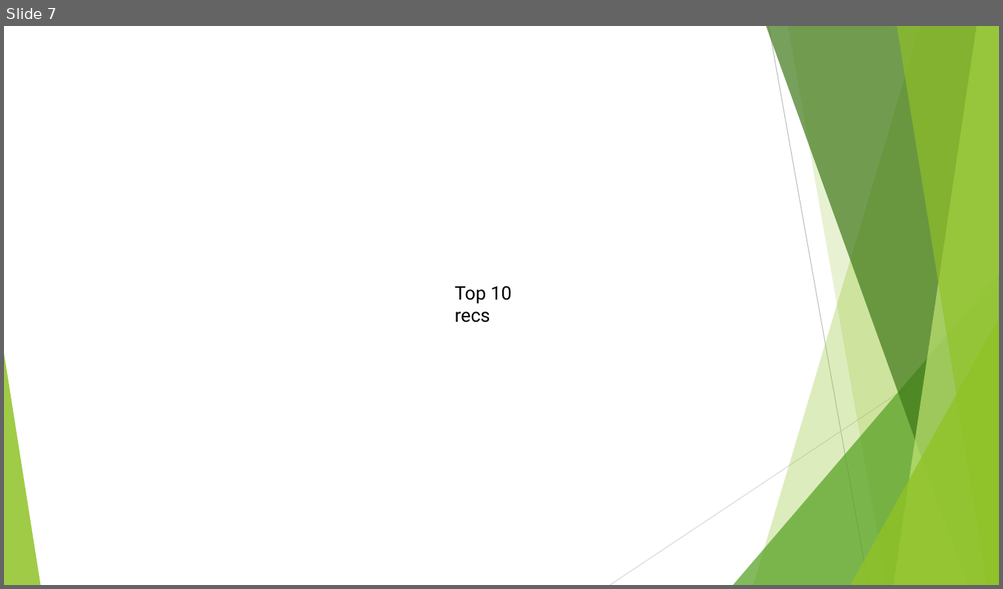
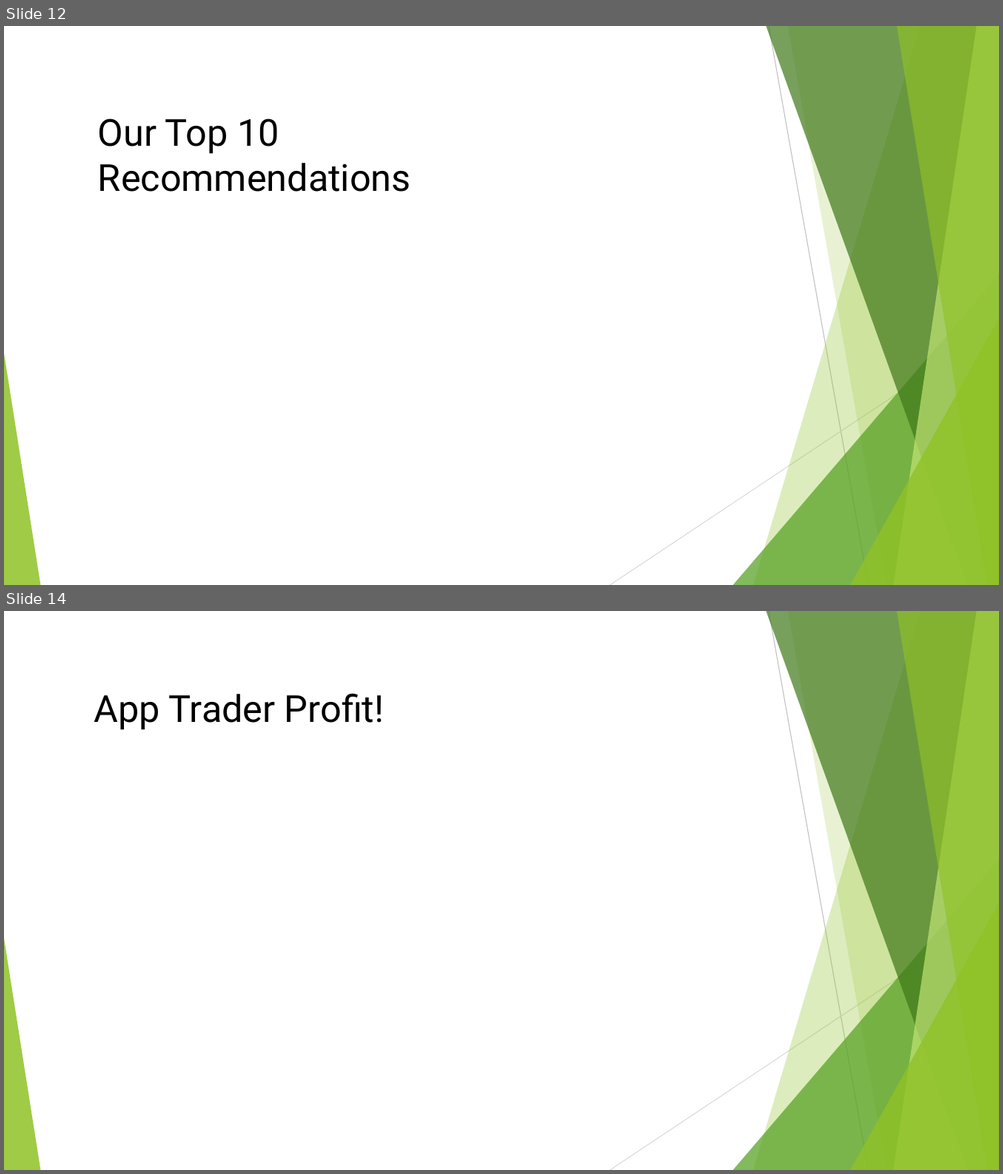
Before and after one commit to aaroncp/app-trader, a slide deck: app_trader_presentationKL.pptx. Shown one above the other, each under a label of ours: slide 7 before the commit, slides 12 and 14 after it; the slides between them are not shown. The pictures are 1003x589 and 1003x1174 pixels, drawn with LibreOffice and Linux fonts; fonts in the diff are those of the drawing. Boxes give left, top, right and bottom in pixels: in the first picture for what was removed or moved away, otherwise in the second. Text is boxed around its words. In the diff, an @@ line names an element or a change of style, - is before the commit and + after.

```diff
--- a/app_trader_presentationKL.pptx
+++ b/app_trader_presentationKL.pptx
@@ slide 14 added at [4, 611, 999, 1170], background #FFFFFF; not listed: 10 template elements that a slide beside it also shows @@
@@ text added at [94, 693, 384, 730], 36 pt, text #000000 @@
+App Trader Profit!
@@ what was slide 7 is now slide 12 @@
@@ slide 12 changed as well @@
@@ text at [98, 118, 411, 192]: text changed; size 18 to 36 pt @@
-Top 10 recs
+Our Top 10 Recommendations
```
Also in this commit, not shown: 4 other slides changed, 15 other slides added, 3 slides removed, 1 other file.
